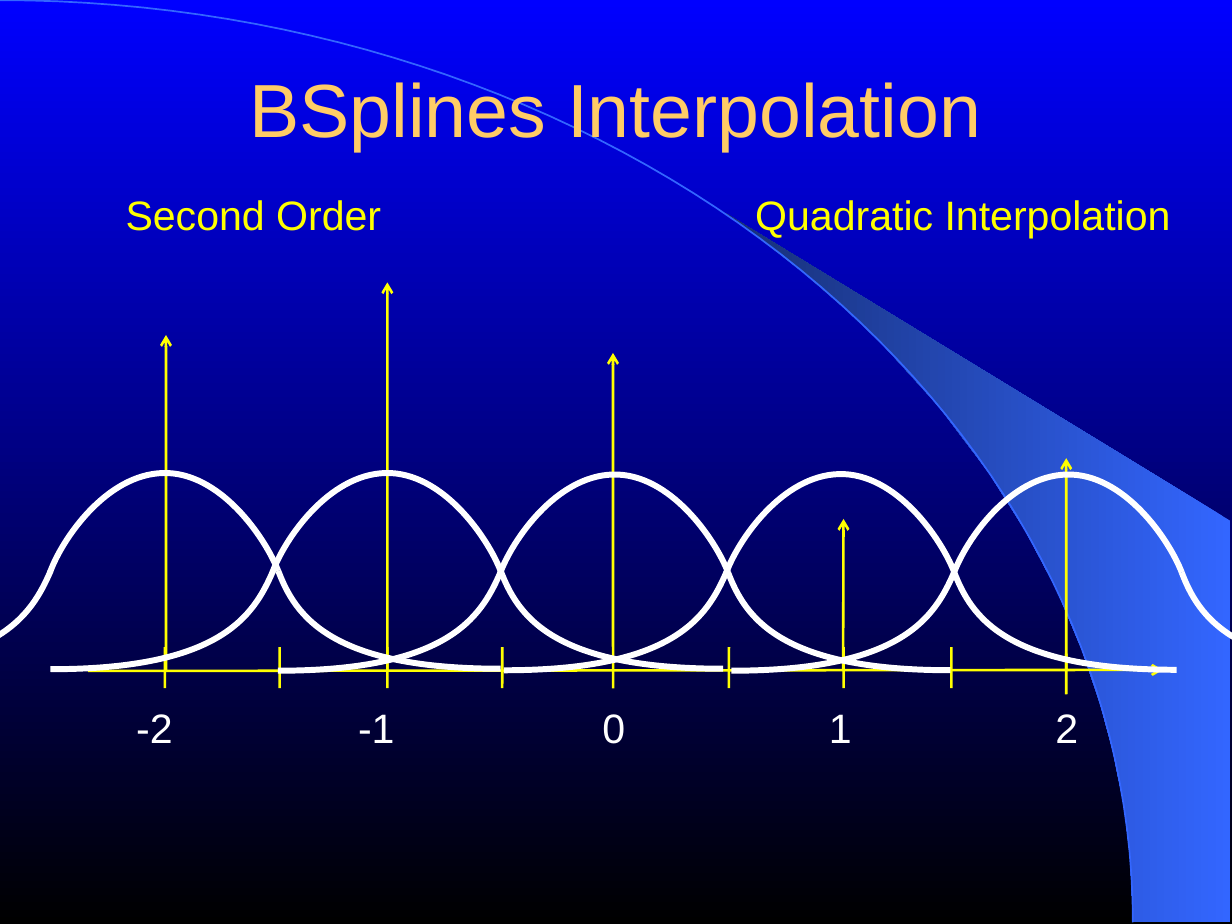
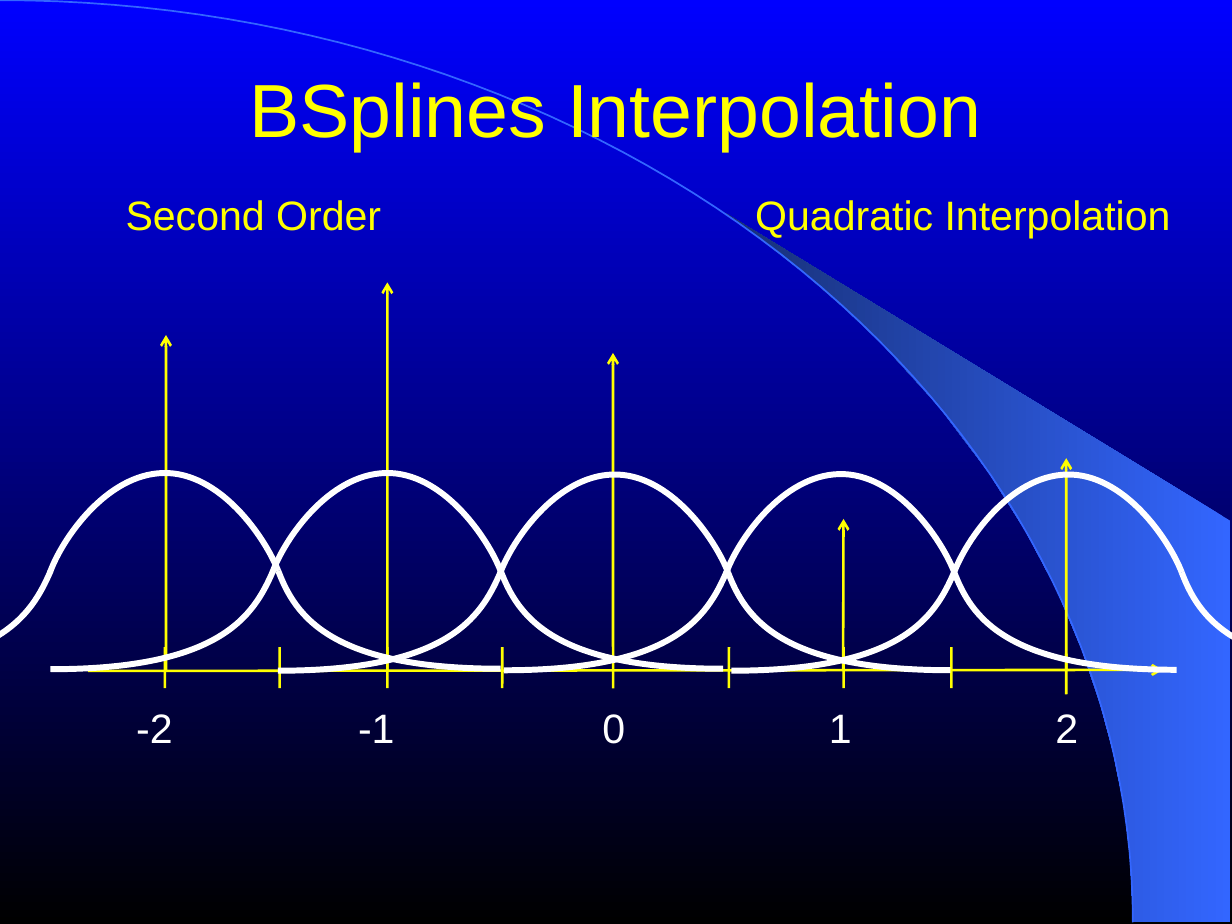
Before and after one commit to lheckemann/namic-sandbox, a slide deck: slide 34 of ITKAdvancedCourse/doc/presentations/Insight-DeformableRegistration-BSplines.ppt. Drawn at 1232x924 pixels with LibreOffice and Linux fonts; fonts in the diff are those of the drawing. Boxes give left, top, right and bottom in pixels: in the first picture for what was removed or moved away, otherwise in the second. Text is boxed around its words. In the diff, an @@ line names an element or a change of style, - is before the commit and + after.

Commit message:
ENH: Improving color formatting of titles.

```diff
--- a/ITKAdvancedCourse/doc/presentations/Insight-DeformableRegistration-BSplines.ppt
+++ b/ITKAdvancedCourse/doc/presentations/Insight-DeformableRegistration-BSplines.ppt
@@ title "BSplines Interpolation" at <box>249,78,981,152</box>: text colour #FFCC66 to #FFFF00 @@
```
Also in this commit, not shown: 61 other slides changed.
